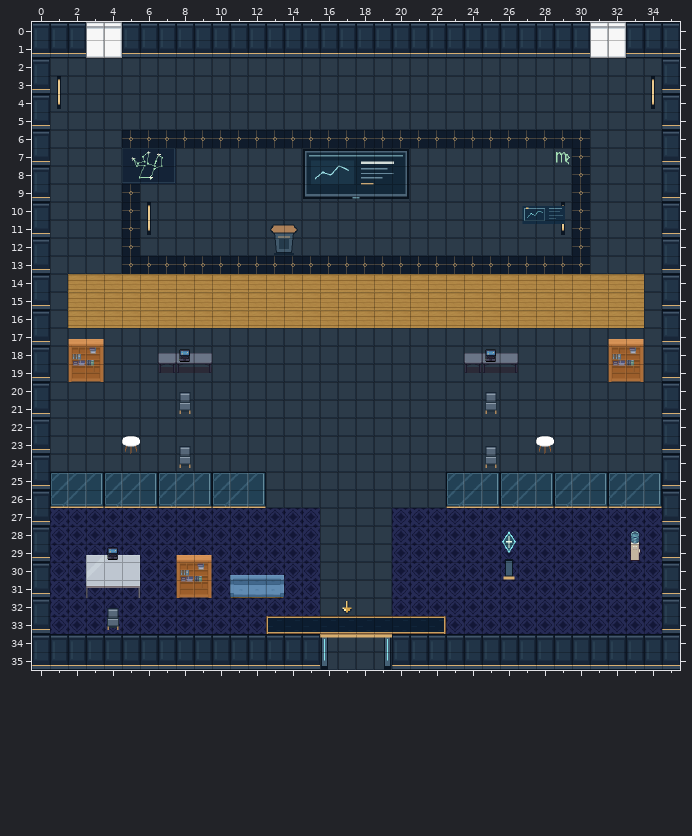
Tiled map (JSON) -- maps/preview/speaker-virgo.tmj. That is the earlier state.
Cells are 32x32 px. Shown: x 0..35, y 0..35.
After the commit:
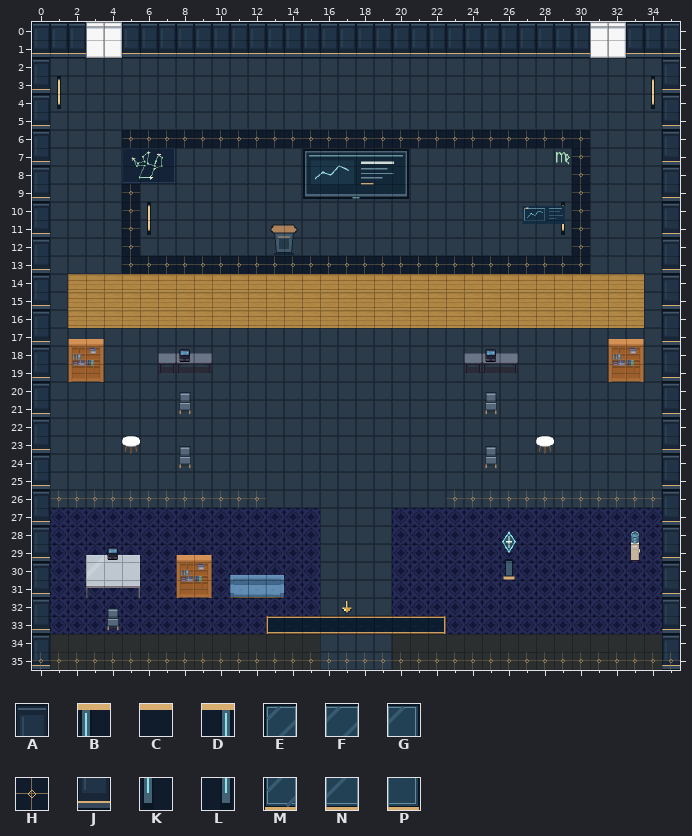
Key: from "art-0": A 0, B 1, C 2, D 4, E 9, F 10, G 11, H 15, J 16, K 17, L 20, M 25, N 26, P 27.
_ is an empty cell, # one hidden under a higher layer, . an unchanged one.
Change:
--- layer "scenery-belowAvatar-0"
@@ x 1..34 @@
-26 ____________..........____________
+26 HHHHHHHHHHHH..........HHHHHHHHHHHH
@@ x 16..19 @@
-35 ____
+35 HHHH
--- layer "scenery-belowAvatar-2"
@@ x 0..35 @@
-35 _.................................._
+35 J..................................J
--- layer "scenery-belowAvatar-3"
@@ x 0..35 @@
-35 ________________....________________
+35 HHHHHHHHHHHHHHHH....HHHHHHHHHHHHHHHH
--- layer "scenery-aboveAvatar-0" (removed)
@@ x 1..34 @@
-25 EFGEFGEFGEFG..........EFGEFGEFGEFG
-26 MNPMNPMNPMNP..........MNPMNPMNPMNP
+25 ____________..........____________
+26 ____________..........____________
@@ x 0..35 @@
-34 ................BCCD................
-35 #...............K..L...............#
+34 ................____................
+35 _..............._.._..............._
--- layer "scenery-aboveAvatar-1" (removed)
@@ x 0..35 @@
-34 .AAAAAAAAAAAAAAA....AAAAAAAAAAAAAAA.
-35 JJJJJJJJJJJJJJJJ....JJJJJJJJJJJJJJJJ
+34 ._______________...._______________.
+35 ________________....________________
Changed places in both pictures, as pixel boxes (x1, y1, x2, y2):
changed: (50, 472, 266, 508)
changed: (446, 472, 662, 508)
changed: (32, 634, 680, 670)
